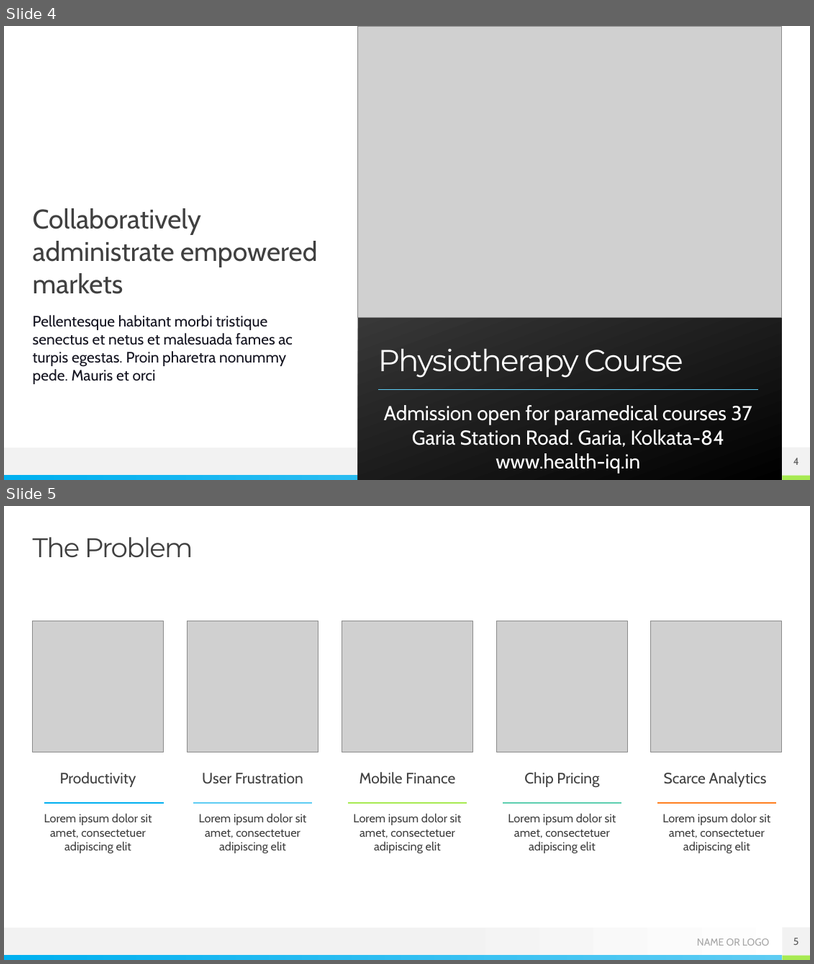
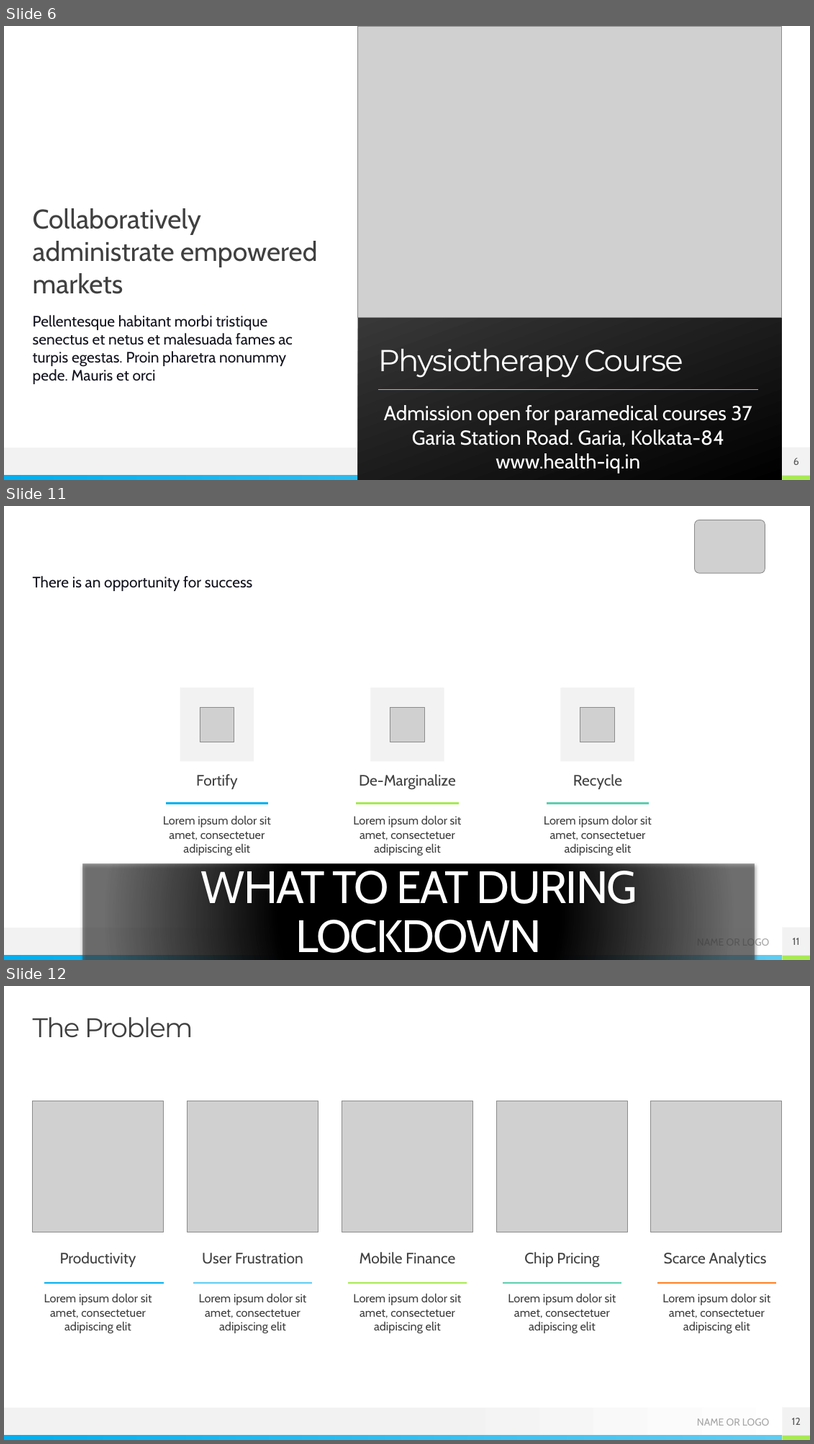
Before and after one commit to accuit/IqHealth, a slide deck: IqHealth/Marketing/HealthIQ-2.pptx. Shown one above the other, each under a label of ours: slides 4 and 5 before the commit, slides 6, 11 and 12 after it; the slides between them are not shown. The pictures are 814x964 and 814x1444 pixels, drawn with LibreOffice and Linux fonts; fonts in the diff are those of the drawing; grey boxes stand for pictures; background and template pictures are left out. Boxes give left, top, right and bottom in pixels: in the first picture for what was removed or moved away, otherwise in the second. Text is boxed around its words. In the diff, an @@ line names an element or a change of style, - is before the commit and + after.

Commit message:
Facebook images and ppt

```diff
--- a/IqHealth/Marketing/HealthIQ-2.pptx
+++ b/IqHealth/Marketing/HealthIQ-2.pptx
@@ slide 11 added at <box>4,506,810,960</box>, background picture (left out); not listed: 4 template elements that a slide beside it also shows @@
@@ picture added at <box>695,520,765,573</box> @@
@@ text added at <box>33,576,253,591</box>, 18 pt, text #12121E @@
+There is an opportunity for success
@@ rectangle added at <box>180,687,254,762</box>, fill #F2F2F2 @@
@@ rectangle added at <box>370,687,445,762</box>, fill #F2F2F2 @@
@@ rectangle added at <box>561,687,635,762</box>, fill #F2F2F2 @@
@@ picture added at <box>200,707,234,741</box> @@
@@ picture added at <box>391,707,425,741</box> @@
@@ picture added at <box>581,707,615,741</box> @@
@@ text added at <box>196,774,237,789</box>, 18 pt, text #404040 @@
+Fortify
@@ text added at <box>359,774,456,790</box>, 18 pt, text #404040 @@
+De-Marginalize
@@ text added at <box>574,774,622,789</box>, 18 pt, text #404040 @@
+Recycle
@@ line added from (166, 803) to (268, 803), #00B0F0 2.25 pt @@
@@ line added from (357, 803) to (459, 803), #A7EA52 2.25 pt @@
@@ line added from (548, 803) to (650, 803), #5DCEAF 2.25 pt @@
@@ text added at <box>163,815,271,855</box>, 14 pt, text #404040 @@
+Lorem ipsum dolor sit amet, consectetuer adipiscing elit
@@ text added at <box>353,815,462,855</box>, 14 pt, text #404040 @@
+Lorem ipsum dolor sit amet, consectetuer adipiscing elit
@@ text added at <box>544,815,652,855</box>, 14 pt, text #404040 @@
+Lorem ipsum dolor sit amet, consectetuer adipiscing elit
@@ title added at <box>82,864,755,960</box>, fill gradient #000000 to #4B4B4B, 54 pt, text #FFFFFF @@
+WHAT TO EAT DURING LOCKDOWN
@@ page number added at <box>782,927,810,955</box>, fill #F2F2F2, 12 pt, text #595959 @@
+11
@@ what was slide 4 is now slide 6 @@
@@ page number at <box>794,457,800,464</box>: text changed @@
-4
+6
@@ what was slide 5 is now slide 12 @@
@@ page number at <box>792,1417,801,1424</box>: text changed @@
-5
+12
```
Also in this commit, not shown: 2 slides changed, 6 other slides added, 38 other files.
